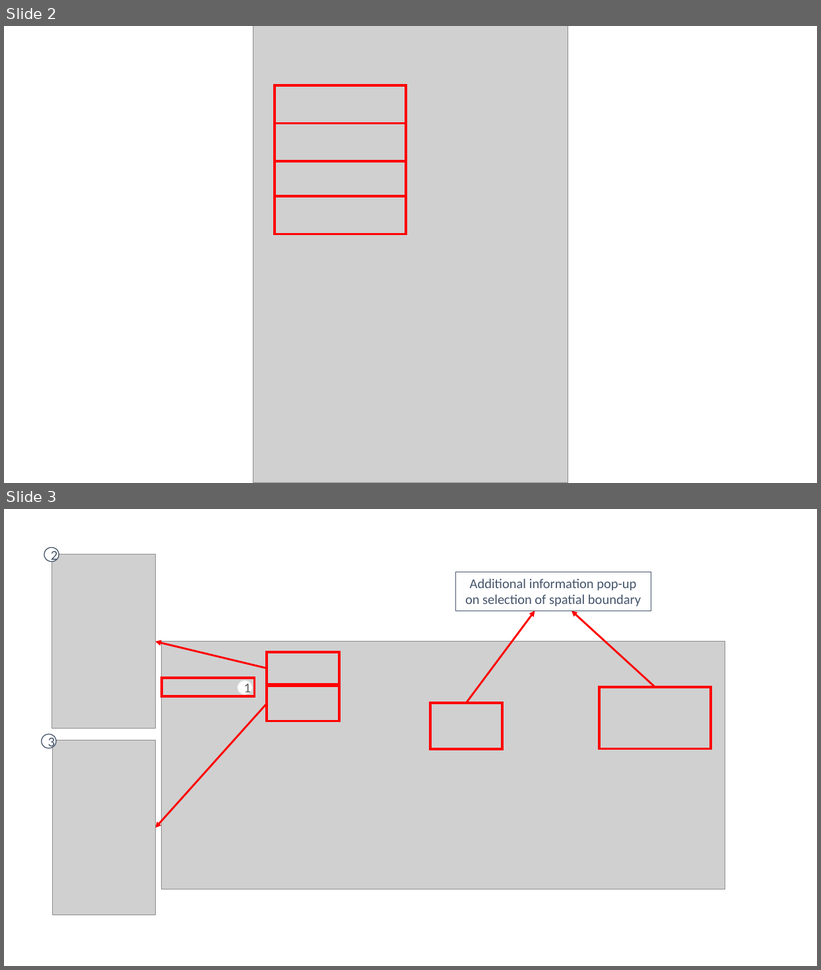
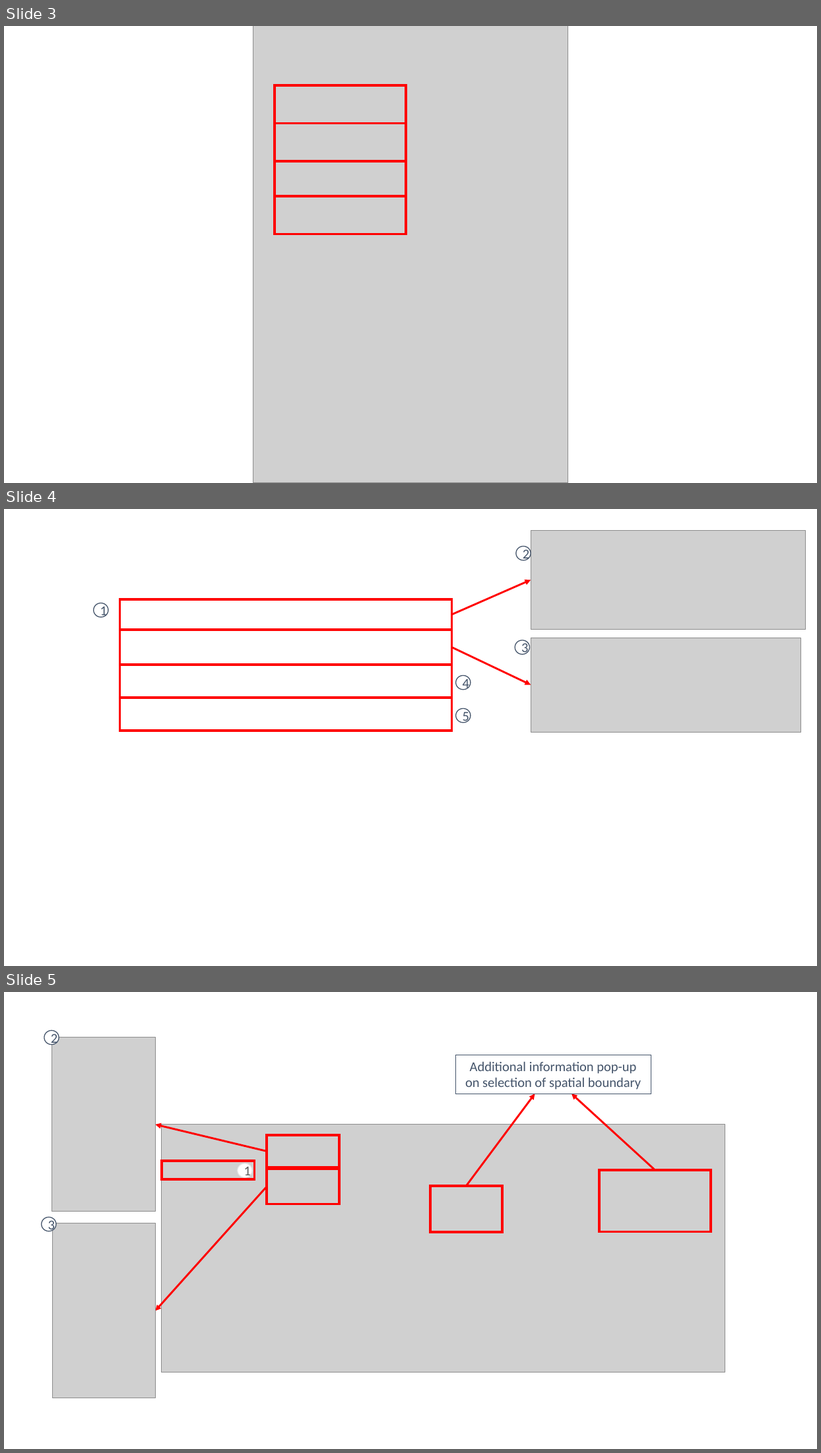
Before and after one commit to jasonteysh/VA-Project, a slide deck: UserGuide/images/imagecreator.pptx. Shown one above the other, each under a label of ours: slides 2 and 3 before the commit, slides 3, 4 and 5 after it. The pictures are 821x970 and 821x1453 pixels, drawn with LibreOffice and Linux fonts; fonts in the diff are those of the drawing; grey boxes stand for pictures; background and template pictures are left out. Boxes give left, top, right and bottom in pixels: in the first picture for what was removed or moved away, otherwise in the second. Text is boxed around its words. In the diff, an @@ line names an element or a change of style, - is before the commit and + after.

```diff
--- a/UserGuide/images/imagecreator.pptx
+++ b/UserGuide/images/imagecreator.pptx
@@ slide 4 added at [4, 509, 817, 966], background picture (left out) @@
@@ ellipse added at [516, 546, 531, 560], fill #FFFFFF, outline #44546A 1 pt, 16 pt, text #44546A @@
+2
@@ picture added at [531, 530, 805, 630] @@
@@ arrow added from (451, 615) to (531, 580), #FF0000 2.25 pt @@
@@ ellipse added at [94, 603, 108, 617], fill #FFFFFF, outline #44546A 1 pt, 16 pt, text #44546A @@
+1
@@ rectangle added at [120, 599, 451, 630], outline #FF0000 3 pt @@
@@ rectangle added at [120, 630, 451, 665], outline #FF0000 3 pt @@
@@ ellipse added at [516, 640, 530, 654], fill #FFFFFF, outline #44546A 1 pt, 16 pt, text #44546A @@
+3
@@ picture added at [531, 638, 801, 732] @@
@@ rectangle added at [120, 665, 451, 698], outline #FF0000 3 pt @@
@@ arrow added from (451, 648) to (531, 685), #FF0000 2.25 pt @@
@@ ellipse added at [456, 675, 471, 690], fill #FFFFFF, outline #44546A 1 pt, 16 pt, text #44546A @@
+4
@@ rectangle added at [120, 698, 451, 731], outline #FF0000 3 pt @@
@@ ellipse added at [456, 708, 471, 722], fill #FFFFFF, outline #44546A 1 pt, 16 pt, text #44546A @@
+5
@@ what was slide 2 is now slide 3 @@
@@ what was slide 3 is now slide 5 @@
```
Also in this commit, not shown: 1 other slide added, 7 other files.
